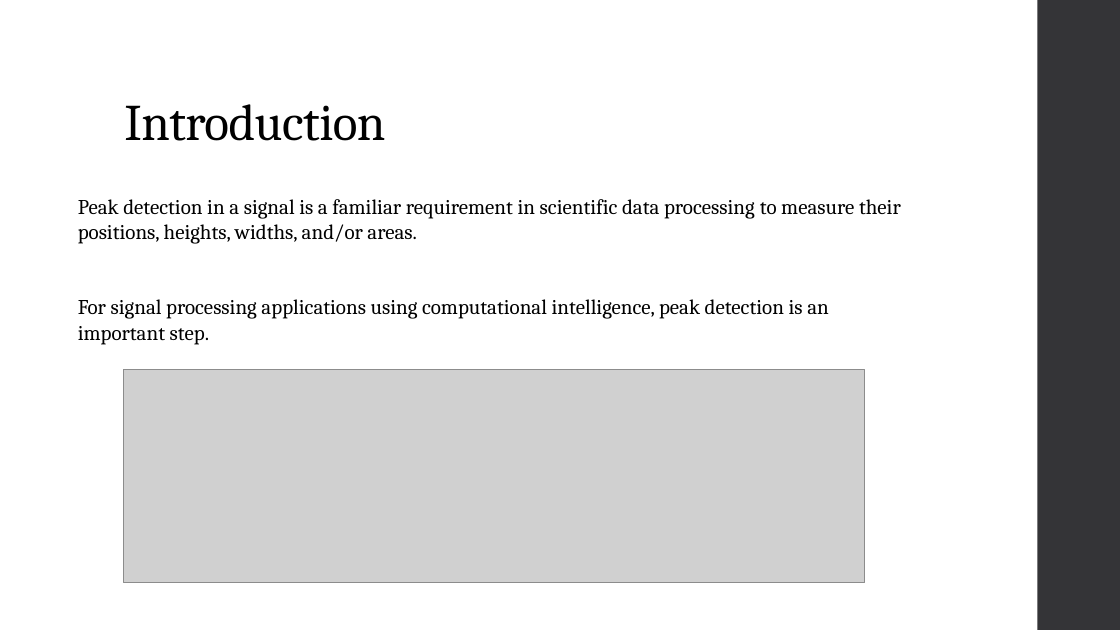
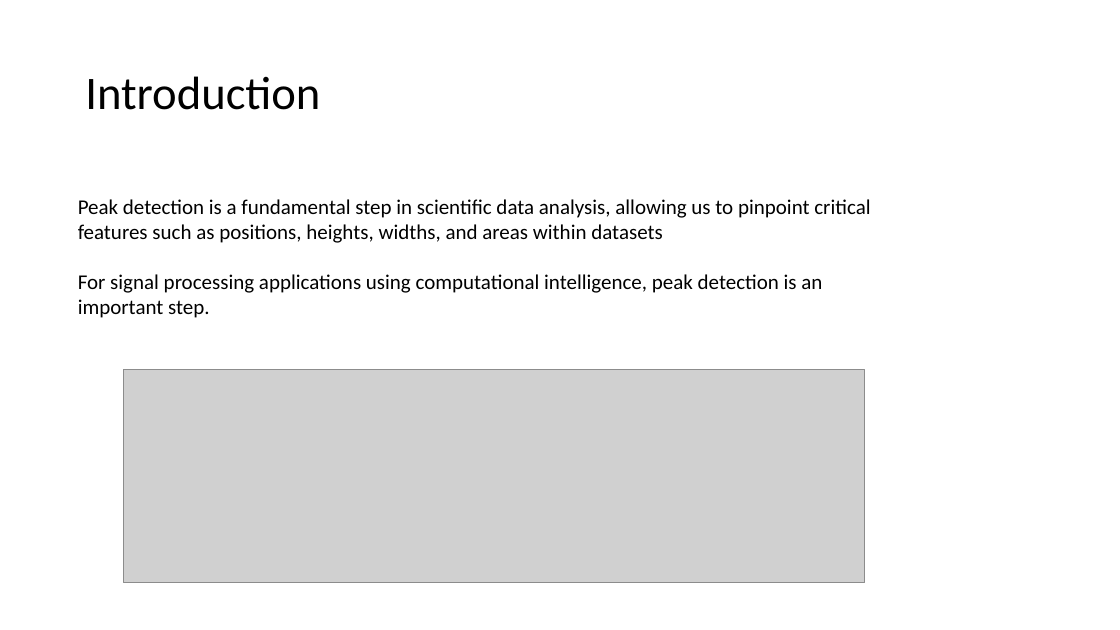
Before and after one commit to Fathir-shishir/peak-detection-, a slide deck: slide 3 of CI project T1.pptx. Drawn at 1120x630 pixels with LibreOffice and Linux fonts; fonts in the diff are those of the drawing; grey boxes stand for pictures. Boxes give left, top, right and bottom in pixels: in the first picture for what was removed or moved away, otherwise in the second. Text is boxed around its words. In the diff, an @@ line names an element or a change of style, - is before the commit and + after.

```diff
--- a/CI project T1.pptx
+++ b/CI project T1.pptx
@@ rectangle removed at [1038,0,1120,630] @@
@@ title "Introduction": place and size @@
-title "Introduction" at [124,104,385,141]
+title "Introduction" at [85,76,320,110]
@@ title "Introduction" at [85,76,320,110]: size 44 to 40 pt, font Cambria to Calibri, letter spacing -0.5 to 0 pt; vertical alignment bottom to middle @@
@@ text at [78,199,870,243]: text changed; font Cambria to Calibri @@
-Peak detection in a signal is a familiar requirement in scientific data processing to measure their positions, heights, widths, and/or areas.
+Peak detection is a fundamental step in scientific data analysis, allowing us to pinpoint critical features such as positions, heights, widths, and areas within datasets
@@ text at [78,274,822,318]: font Cambria to Calibri in "For signal processing applications using computational intel ..." @@
```
Also in this commit, not shown: 11 other slides changed, 4 slides added, 5 slides removed.
